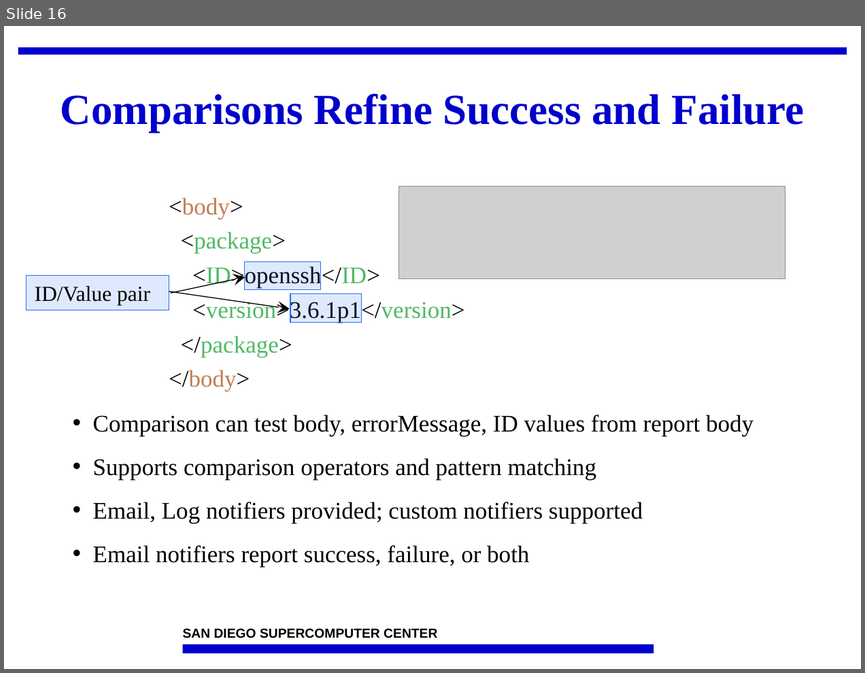
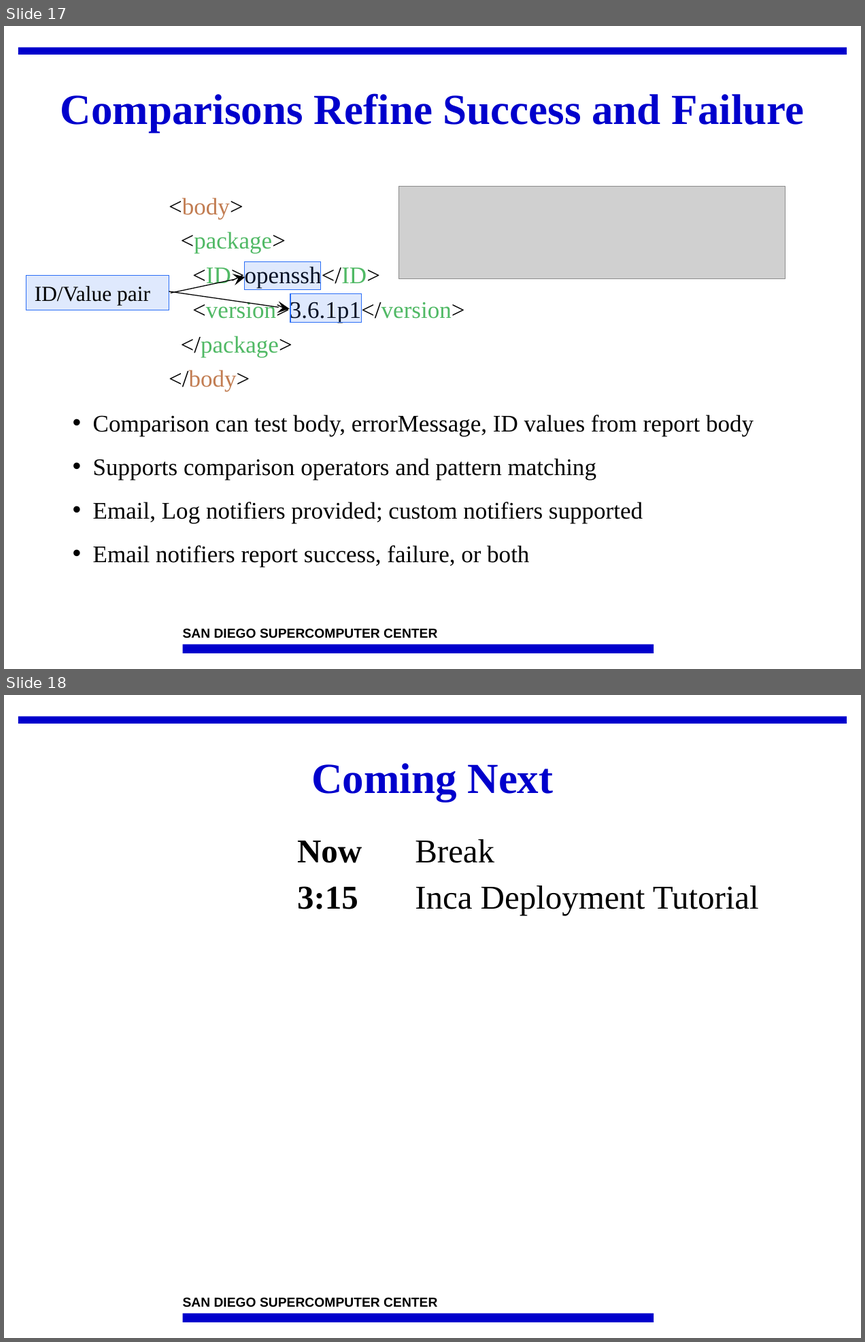
Before and after one commit to IncaProject/inca-xsede, a slide deck: talks/2008workshop/incat.ppt. Shown one above the other, each under a label of ours: slide 16 before the commit, slides 17 and 18 after it. The pictures are 865x673 and 865x1342 pixels, drawn with LibreOffice and Linux fonts; fonts in the diff are those of the drawing; grey boxes stand for pictures; background and template pictures are left out. Boxes give left, top, right and bottom in pixels: in the first picture for what was removed or moved away, otherwise in the second. Text is boxed around its words. In the diff, an @@ line names an element or a change of style, - is before the commit and + after.

```diff
--- a/talks/2008workshop/incat.ppt
+++ b/talks/2008workshop/incat.ppt
@@ slide 18 added at (x1=4, y1=695, x2=861, y2=1338), background #FFFFFF; not listed: 3 template elements that a slide beside it also shows @@
@@ title added at (x1=311, y1=763, x2=553, y2=801), 36 pt, text #0000CC, bold @@
+Coming Next
@@ text added at (x1=297, y1=841, x2=759, y2=915), 28 pt, text #000000 @@
+Now Break
+3:15 Inca Deployment Tutorial
@@ what was slide 16 is now slide 17 @@
```
Also in this commit, not shown: 2 slides changed, 1 other slide added, 1 other file.
